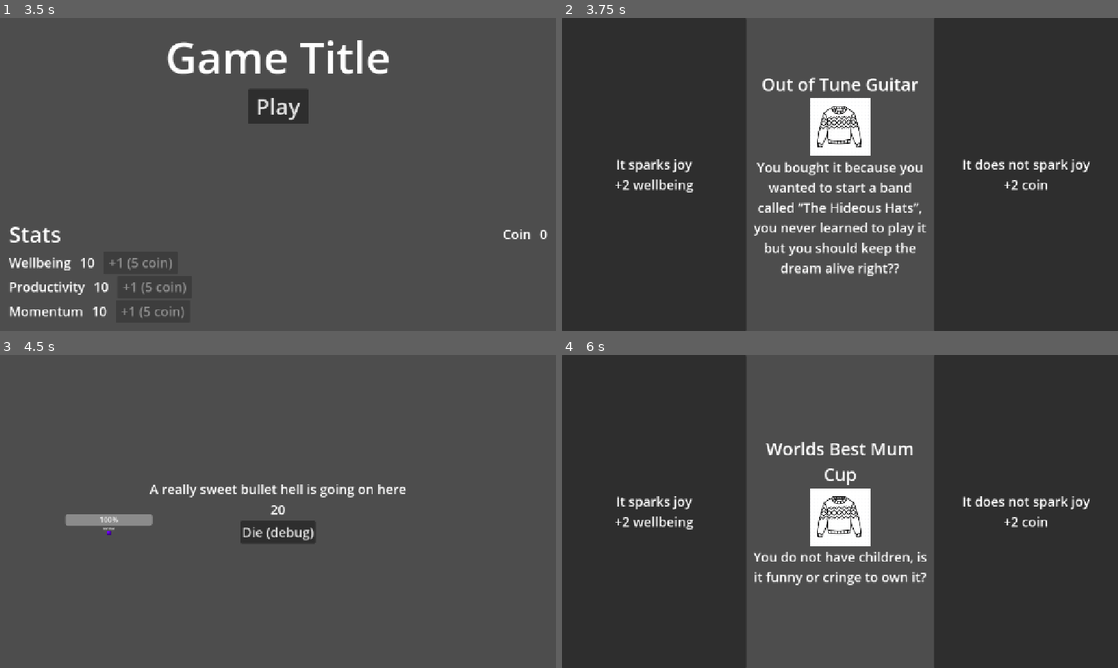
Above: before the commit, frames 1-4 (two rows, left to right).
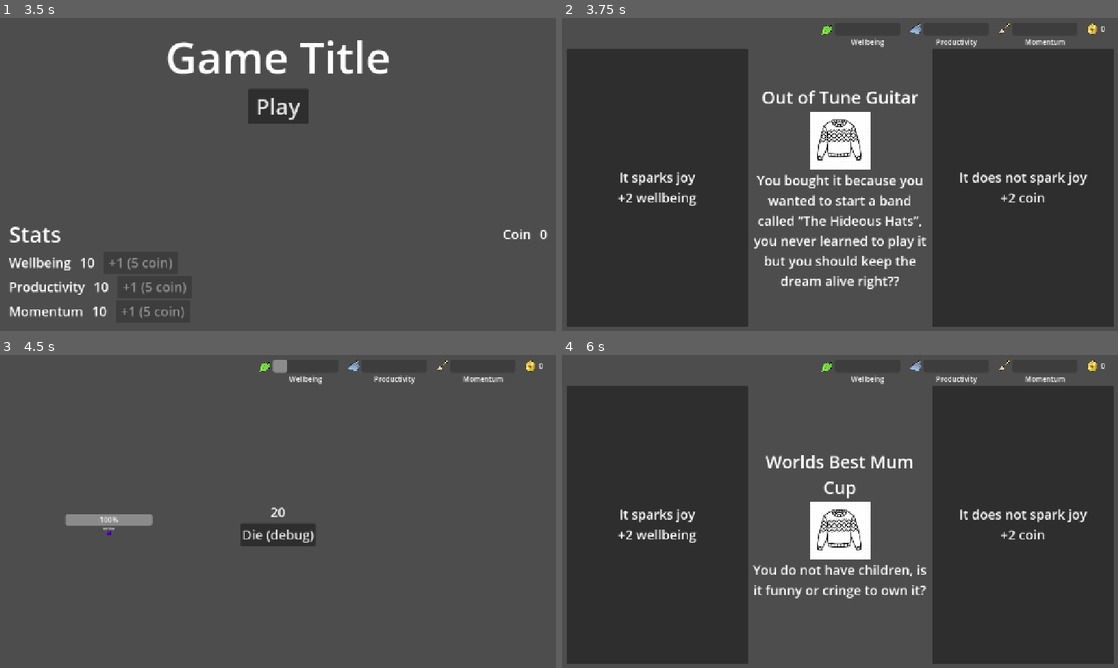
Above: after the commit, the same moments.

Repository: peabnuts123/2025-pb-and-jam
Game: Godot game, scene res://scenes/intro.tscn
The game is run twice, just before and just after one commit, with the same random seed, the same clock (stepped at 60 frames per second) and the same inputs.
Inputs (mouse positions are in pixels of both pictures, inside the frame that each line leads up to; where the layout moved, square brackets give the same spot in the first picture):
- Up to frame 1 (3.5 s): tap Enter at 0.5, 2 s; hold Right (ui_right) 0.53-1.28 s; tap Space (shoot) at 0.6, 1.25, 1.35, 2.1, 2.75, 2.85 s; hold Down (ui_down) 1.28-2.03 s; hold Right (ui_right) 2.03-2.78 s; hold Up (ui_up) from 2.78 s (still down)
- Up to frame 2 (3.75 s): release Up (ui_up) at 3.5 s; click "Play" at 3.5 s
- Up to frame 3 (4.5 s): click (94, 524) [94, 511] at 4.25 s
- Up to frame 4 (6 s): click "Die (debug)" at 5 s; click "Play" at 5.75 s

Frame 1 is identical in both runs. In frame 2, 18% of the frame differs, in the area x 0-100%, y 0-100%; in frame 3, 1.8%; in frame 4, 15%.

Commit message:
Add stats header to decision + bullet hell screens.

Diff:
--- a/data/content.gd
+++ b/data/content.gd
@@ -3,7 +3,8 @@
 @export var items: Array[Item];
 @export var upgrade_cost: int = 5;
 @export var stats_initial_value: int = 10;
-@export var stats_max_value: int = 12;
+@export var stats_max_value: int = 20;
+@export var initial_coin: int = 0
 
 func _ready():
 	items = load_all_item_resources('res://resources/items')
--- a/data/save_data.gd
+++ b/data/save_data.gd
@@ -2,7 +2,7 @@
 
 # NOTE: Use signal to allow UI elements to "react" to changes
 signal coin_changed
-var _coin: int = 0
+var _coin: int
 @export var coin: int :
 	get:
 		return _coin
@@ -13,9 +13,9 @@
 @export var game_over_message: String = "";
 
 # Universal stats i.e. the stats on the main menu
-@export var stat_base_productivity: int = 10;
-@export var stat_base_wellbeing: int = 10;
-@export var stat_base_momentum: int = 10;
+@export var stat_base_productivity: int
+@export var stat_base_wellbeing: int
+@export var stat_base_momentum: int
 
 # Stats for your current run (reset each time you die)
 signal stat_current_productivity_changed
@@ -45,3 +45,17 @@
 	set(value):
 		_current_momentum = value
 		stat_current_momentum_changed.emit()
+
+
+func _ready():
+	start_new_run()
+	stat_base_productivity = Content.stats_initial_value
+	stat_base_wellbeing = Content.stats_initial_value
+	stat_base_momentum = Content.stats_initial_value
+	coin = Content.initial_coin
+
+func start_new_run():
+	game_over_message = ""
+	stat_current_productivity = stat_base_productivity
+	stat_current_wellbeing = stat_base_wellbeing
+	stat_current_momentum = stat_base_momentum
--- a/scenes/gameplay/bullet_hell.tscn
+++ b/scenes/gameplay/bullet_hell.tscn
@@ -1,8 +1,9 @@
-[gd_scene load_steps=5 format=3 uid="uid://dlfx5ga1xldxk"]
+[gd_scene load_steps=6 format=3 uid="uid://dlfx5ga1xldxk"]
 
 [ext_resource type="Script" uid="uid://6tecvr0c0gn5" path="res://scripts/gameplay/bullet-hell/debug_timer.gd" id="1_3hdpf"]
 [ext_resource type="Script" uid="uid://boai62rv84x88" path="res://scripts/gameplay/bullet-hell/bullet_hell.gd" id="1_86dn8"]
-[ext_resource type="PackedScene" uid="uid://b8yqqg8domque" path="res://scenes/gameplay/player.tscn" id="4_fav26"]
+[ext_resource type="PackedScene" uid="uid://b241pdt51n4tj" path="res://scenes/gameplay/header.tscn" id="2_gq4co"]
+[ext_resource type="PackedScene" uid="uid://cy0wsgu1v4t1p" path="res://scenes/gameplay/player.tscn" id="4_fav26"]
 [ext_resource type="PackedScene" uid="uid://cy70i38aob22g" path="res://scenes/gameplay/enemy_spawner.tscn" id="6_gqdqa"]
 
 [node name="BulletHell" type="Node2D"]
@@ -14,24 +15,29 @@
 anchors_preset = 15
 anchor_right = 1.0
 anchor_bottom = 1.0
+offset_left = 10.0
+offset_top = 10.0
+offset_right = -10.0
+offset_bottom = -10.0
 grow_horizontal = 2
 grow_vertical = 2
+
+[node name="Header" parent="CanvasLayer/VBoxContainer" instance=ExtResource("2_gq4co")]
+layout_mode = 2
+
+[node name="ScreenContent" type="VBoxContainer" parent="CanvasLayer/VBoxContainer"]
+layout_mode = 2
+size_flags_vertical = 3
 alignment = 1
 
-[node name="debug_message" type="Label" parent="CanvasLayer/VBoxContainer"]
-layout_mode = 2
-theme_override_font_sizes/font_size = 30
-text = "A really sweet bullet hell is going on here"
-horizontal_alignment = 1
-
-[node name="debug_timer" type="Label" parent="CanvasLayer/VBoxContainer"]
+[node name="debug_timer" type="Label" parent="CanvasLayer/VBoxContainer/ScreenContent"]
 layout_mode = 2
 theme_override_font_sizes/font_size = 30
 text = "5"
 horizontal_alignment = 1
 script = ExtResource("1_3hdpf")
 
-[node name="KYS" type="Button" parent="CanvasLayer/VBoxContainer"]
+[node name="KYS" type="Button" parent="CanvasLayer/VBoxContainer/ScreenContent"]
 layout_mode = 2
 size_flags_horizontal = 4
 theme_override_font_sizes/font_size = 30
@@ -43,4 +49,4 @@
 [node name="enemy_spawner" parent="." instance=ExtResource("6_gqdqa")]
 position = Vector2(387, -147)
 
-[connection signal="pressed" from="CanvasLayer/VBoxContainer/KYS" to="." method="_on_kys_pressed"]
+[connection signal="pressed" from="CanvasLayer/VBoxContainer/ScreenContent/KYS" to="." method="_on_kys_pressed"]
--- a/scenes/gameplay/decision_screen.tscn
+++ b/scenes/gameplay/decision_screen.tscn
@@ -1,6 +1,7 @@
-[gd_scene load_steps=3 format=3 uid="uid://bt1neao7v1xcj"]
+[gd_scene load_steps=4 format=3 uid="uid://bt1neao7v1xcj"]
 
 [ext_resource type="Script" uid="uid://cemxu2rexsj0a" path="res://scripts/gameplay/decision-screen/decision_screen.gd" id="1_xr8nw"]
+[ext_resource type="PackedScene" uid="uid://b241pdt51n4tj" path="res://scenes/gameplay/header.tscn" id="2_0aixd"]
 [ext_resource type="Texture2D" uid="uid://ck5kaksotklkw" path="res://assets/items/itchy_sweater.png" id="2_m2abj"]
 
 [node name="decision-screen" type="Node2D"]
@@ -12,20 +13,27 @@
 anchors_preset = 15
 anchor_right = 1.0
 anchor_bottom = 1.0
+offset_left = 10.0
+offset_top = 10.0
+offset_right = -10.0
+offset_bottom = -10.0
 grow_horizontal = 2
 grow_vertical = 2
 alignment = 1
 
-[node name="HFlowContainer" type="HBoxContainer" parent="CanvasLayer/VBoxContainer"]
+[node name="Header" parent="CanvasLayer/VBoxContainer" instance=ExtResource("2_0aixd")]
+layout_mode = 2
+
+[node name="ScreenContent" type="HBoxContainer" parent="CanvasLayer/VBoxContainer"]
 layout_mode = 2
 size_flags_horizontal = 3
 size_flags_vertical = 3
 
-[node name="Left" type="Control" parent="CanvasLayer/VBoxContainer/HFlowContainer"]
+[node name="Left" type="Control" parent="CanvasLayer/VBoxContainer/ScreenContent"]
 layout_mode = 2
 size_flags_horizontal = 3
 
-[node name="Keep Button" type="Button" parent="CanvasLayer/VBoxContainer/HFlowContainer/Left"]
+[node name="Keep Button" type="Button" parent="CanvasLayer/VBoxContainer/ScreenContent/Left"]
 layout_mode = 1
 anchors_preset = 15
 anchor_right = 1.0
@@ -35,7 +43,7 @@
 size_flags_vertical = 3
 theme_override_font_sizes/font_size = 40
 
-[node name="ButtonContentsContainer" type="VBoxContainer" parent="CanvasLayer/VBoxContainer/HFlowContainer/Left/Keep Button"]
+[node name="ButtonContentsContainer" type="VBoxContainer" parent="CanvasLayer/VBoxContainer/ScreenContent/Left/Keep Button"]
 layout_mode = 1
 anchors_preset = 15
 anchor_right = 1.0
@@ -44,7 +52,7 @@
 grow_vertical = 2
 alignment = 1
 
-[node name="Label" type="Label" parent="CanvasLayer/VBoxContainer/HFlowContainer/Left/Keep Button/ButtonContentsContainer"]
+[node name="Label" type="Label" parent="CanvasLayer/VBoxContainer/ScreenContent/Left/Keep Button/ButtonContentsContainer"]
 custom_minimum_size = Vector2(1, 0)
 layout_mode = 2
 theme_override_font_sizes/font_size = 30
@@ -52,7 +60,7 @@
 horizontal_alignment = 1
 autowrap_mode = 2
 
-[node name="Effect" type="Label" parent="CanvasLayer/VBoxContainer/HFlowContainer/Left/Keep Button/ButtonContentsContainer"]
+[node name="Effect" type="Label" parent="CanvasLayer/VBoxContainer/ScreenContent/Left/Keep Button/ButtonContentsContainer"]
 custom_minimum_size = Vector2(1, 0)
 layout_mode = 2
 theme_override_font_sizes/font_size = 30
@@ -60,12 +68,12 @@
 horizontal_alignment = 1
 autowrap_mode = 2
 
-[node name="Middle" type="VBoxContainer" parent="CanvasLayer/VBoxContainer/HFlowContainer"]
+[node name="Middle" type="VBoxContainer" parent="CanvasLayer/VBoxContainer/ScreenContent"]
 layout_mode = 2
 size_flags_horizontal = 3
 alignment = 1
 
-[node name="Item title" type="Label" parent="CanvasLayer/VBoxContainer/HFlowContainer/Middle"]
+[node name="Item title" type="Label" parent="CanvasLayer/VBoxContainer/ScreenContent/Middle"]
 custom_minimum_size = Vector2(1, 0)
 layout_mode = 2
 theme_override_font_sizes/font_size = 40
@@ -73,14 +81,14 @@
 horizontal_alignment = 1
 autowrap_mode = 2
 
-[node name="Control" type="CenterContainer" parent="CanvasLayer/VBoxContainer/HFlowContainer/Middle"]
+[node name="Control" type="CenterContainer" parent="CanvasLayer/VBoxContainer/ScreenContent/Middle"]
 layout_mode = 2
 
-[node name="ItemPicture" type="TextureRect" parent="CanvasLayer/VBoxContainer/HFlowContainer/Middle/Control"]
+[node name="ItemPicture" type="TextureRect" parent="CanvasLayer/VBoxContainer/ScreenContent/Middle/Control"]
 layout_mode = 2
 texture = ExtResource("2_m2abj")
 
-[node name="Item description" type="Label" parent="CanvasLayer/VBoxContainer/HFlowContainer/Middle"]
+[node name="Item description" type="Label" parent="CanvasLayer/VBoxContainer/ScreenContent/Middle"]
 custom_minimum_size = Vector2(1, 0)
 layout_mode = 2
 theme_override_font_sizes/font_size = 30
@@ -88,11 +96,11 @@
 horizontal_alignment = 1
 autowrap_mode = 2
 
-[node name="Right" type="Control" parent="CanvasLayer/VBoxContainer/HFlowContainer"]
+[node name="Right" type="Control" parent="CanvasLayer/VBoxContainer/ScreenContent"]
 layout_mode = 2
 size_flags_horizontal = 3
 
-[node name="Discard Button" type="Button" parent="CanvasLayer/VBoxContainer/HFlowContainer/Right"]
+[node name="Discard Button" type="Button" parent="CanvasLayer/VBoxContainer/ScreenContent/Right"]
 layout_mode = 1
 anchors_preset = 15
 anchor_right = 1.0
@@ -103,7 +111,7 @@
 theme_override_font_sizes/font_size = 40
 autowrap_mode = 2
 
-[node name="ButtonContentsContainer" type="VBoxContainer" parent="CanvasLayer/VBoxContainer/HFlowContainer/Right/Discard Button"]
+[node name="ButtonContentsContainer" type="VBoxContainer" parent="CanvasLayer/VBoxContainer/ScreenContent/Right/Discard Button"]
 layout_mode = 1
 anchors_preset = 15
 anchor_right = 1.0
@@ -112,7 +120,7 @@
 grow_vertical = 2
 alignment = 1
 
-[node name="Label" type="Label" parent="CanvasLayer/VBoxContainer/HFlowContainer/Right/Discard Button/ButtonContentsContainer"]
+[node name="Label" type="Label" parent="CanvasLayer/VBoxContainer/ScreenContent/Right/Discard Button/ButtonContentsContainer"]
 custom_minimum_size = Vector2(1, 0)
 layout_mode = 2
 theme_override_font_sizes/font_size = 30
@@ -120,7 +128,7 @@
 horizontal_alignment = 1
 autowrap_mode = 2
 
-[node name="Reward" type="Label" parent="CanvasLayer/VBoxContainer/HFlowContainer/Right/Discard Button/ButtonContentsContainer"]
+[node name="Reward" type="Label" parent="CanvasLayer/VBoxContainer/ScreenContent/Right/Discard Button/ButtonContentsContainer"]
 custom_minimum_size = Vector2(1, 0)
 layout_mode = 2
 theme_override_font_sizes/font_size = 30
@@ -128,5 +136,5 @@
 horizontal_alignment = 1
 autowrap_mode = 2
 
-[connection signal="pressed" from="CanvasLayer/VBoxContainer/HFlowContainer/Left/Keep Button" to="." method="_on_keep_pressed"]
-[connection signal="pressed" from="CanvasLayer/VBoxContainer/HFlowContainer/Right/Discard Button" to="." method="_on_discard_pressed"]
+[connection signal="pressed" from="CanvasLayer/VBoxContainer/ScreenContent/Left/Keep Button" to="." method="_on_keep_pressed"]
+[connection signal="pressed" from="CanvasLayer/VBoxContainer/ScreenContent/Right/Discard Button" to="." method="_on_discard_pressed"]
--- /dev/null
+++ b/scenes/gameplay/header.tscn
@@ -0,0 +1,122 @@
+[gd_scene load_steps=6 format=3 uid="uid://b241pdt51n4tj"]
+
+[ext_resource type="Script" uid="uid://sefxm2v25u02" path="res://scripts/gameplay/header.gd" id="1_2ik40"]
+[ext_resource type="Texture2D" uid="uid://bl34k6uvactda" path="res://assets/icons/wellbeing.png" id="1_gtf2i"]
+[ext_resource type="Texture2D" uid="uid://ce5wdximqp7a5" path="res://assets/icons/productivity.png" id="3_8jvka"]
+[ext_resource type="Texture2D" uid="uid://civjik1wwyef" path="res://assets/icons/momentum.png" id="4_julmt"]
+[ext_resource type="Texture2D" uid="uid://rbvjv7bfs2kq" path="res://assets/icons/coin.png" id="5_mw6pd"]
+
+[node name="Header" type="HBoxContainer"]
+theme_override_constants/separation = 20
+alignment = 2
+script = ExtResource("1_2ik40")
+
+[node name="Wellbeing" type="HBoxContainer" parent="."]
+layout_mode = 2
+
+[node name="Icon" type="TextureRect" parent="Wellbeing"]
+custom_minimum_size = Vector2(30, 30)
+layout_mode = 2
+size_flags_horizontal = 4
+size_flags_vertical = 0
+texture = ExtResource("1_gtf2i")
+expand_mode = 1
+stretch_mode = 4
+
+[node name="VBoxContainer" type="VBoxContainer" parent="Wellbeing"]
+custom_minimum_size = Vector2(150, 0)
+layout_mode = 2
+
+[node name="ProgressBar" type="ProgressBar" parent="Wellbeing/VBoxContainer"]
+custom_minimum_size = Vector2(0, 30)
+layout_mode = 2
+size_flags_horizontal = 3
+size_flags_vertical = 1
+max_value = 1.0
+show_percentage = false
+
+[node name="Label" type="Label" parent="Wellbeing/VBoxContainer"]
+layout_mode = 2
+text = "Wellbeing"
+horizontal_alignment = 1
+
+[node name="Productivity" type="HBoxContainer" parent="."]
+layout_mode = 2
+
+[node name="Icon" type="TextureRect" parent="Productivity"]
+custom_minimum_size = Vector2(30, 30)
+layout_mode = 2
+size_flags_horizontal = 4
+size_flags_vertical = 0
+texture = ExtResource("3_8jvka")
+expand_mode = 1
+stretch_mode = 4
+
+[node name="VBoxContainer" type="VBoxContainer" parent="Productivity"]
+custom_minimum_size = Vector2(150, 0)
+layout_mode = 2
+
+[node name="ProgressBar" type="ProgressBar" parent="Productivity/VBoxContainer"]
+custom_minimum_size = Vector2(0, 30)
+layout_mode = 2
+size_flags_horizontal = 3
+size_flags_vertical = 1
+max_value = 1.0
+show_percentage = false
+
+[node name="Label" type="Label" parent="Productivity/VBoxContainer"]
+layout_mode = 2
+text = "Productivity"
+horizontal_alignment = 1
+
+[node name="Momentum" type="HBoxContainer" parent="."]
+layout_mode = 2
+
+[node name="Icon" type="TextureRect" parent="Momentum"]
+custom_minimum_size = Vector2(30, 30)
+layout_mode = 2
+size_flags_horizontal = 4
+size_flags_vertical = 0
+texture = ExtResource("4_julmt")
+expand_mode = 1
+stretch_mode = 4
+
+[node name="VBoxContainer" type="VBoxContainer" parent="Momentum"]
+custom_minimum_size = Vector2(150, 0)
+layout_mode = 2
+
+[node name="ProgressBar" type="ProgressBar" parent="Momentum/VBoxContainer"]
+custom_minimum_size = Vector2(0, 30)
+layout_mode = 2
+size_flags_horizontal = 3
+size_flags_vertical = 1
+max_value = 1.0
+show_percentage = false
+
+[node name="Label" type="Label" parent="Momentum/VBoxContainer"]
+layout_mode = 2
+text = "Momentum"
+horizontal_alignment = 1
+
+[node name="Coin" type="HBoxContainer" parent="."]
+layout_mode = 2
+
+[node name="Icon" type="TextureRect" parent="Coin"]
+custom_minimum_size = Vector2(30, 30)
+layout_mode = 2
+size_flags_horizontal = 4
+size_flags_vertical = 0
+texture = ExtResource("5_mw6pd")
+expand_mode = 1
+stretch_mode = 4
+
+[node name="Label" type="Label" parent="Coin"]
+custom_minimum_size = Vector2(0, 30)
+layout_mode = 2
+size_flags_vertical = 0
+text = "0"
+horizontal_alignment = 1
+vertical_alignment = 1
+
+[node name="_Spacer" type="Control" parent="."]
+layout_mode = 2
--- a/scripts/gameplay/decision-screen/decision_screen.gd
+++ b/scripts/gameplay/decision-screen/decision_screen.gd
@@ -8,11 +8,11 @@
 }
 
 # References
-@onready var item_effect_label = $"CanvasLayer/VBoxContainer/HFlowContainer/Left/Keep Button/ButtonContentsContainer/Effect"
-@onready var item_reward_label = $"CanvasLayer/VBoxContainer/HFlowContainer/Right/Discard Button/ButtonContentsContainer/Reward"
-@onready var item_title_label = $"CanvasLayer/VBoxContainer/HFlowContainer/Middle/Item title"
-@onready var item_image_texture = $CanvasLayer/VBoxContainer/HFlowContainer/Middle/Control/ItemPicture
-@onready var item_description_label = $"CanvasLayer/VBoxContainer/HFlowContainer/Middle/Item description"
+@onready var item_effect_label = $"CanvasLayer/VBoxContainer/ScreenContent/Left/Keep Button/ButtonContentsContainer/Effect"
+@onready var item_reward_label = $"CanvasLayer/VBoxContainer/ScreenContent/Right/Discard Button/ButtonContentsContainer/Reward"
+@onready var item_title_label = $"CanvasLayer/VBoxContainer/ScreenContent/Middle/Item title"
+@onready var item_image_texture = $CanvasLayer/VBoxContainer/ScreenContent/Middle/Control/ItemPicture
+@onready var item_description_label = $"CanvasLayer/VBoxContainer/ScreenContent/Middle/Item description"
 
 # Screen data
 var buff_type: BuffType
--- /dev/null
+++ b/scripts/gameplay/header.gd
@@ -0,0 +1,18 @@
+extends HBoxContainer
+
+@onready var stat_wellbeing_progressbar = $Wellbeing/VBoxContainer/ProgressBar
+@onready var stat_productivity_progressbar = $Productivity/VBoxContainer/ProgressBar
+@onready var stat_momentum_progressbar = $Momentum/VBoxContainer/ProgressBar
+@onready var coin_label = $Coin/Label
+
+func _ready():
+	_update_ui()
+	SaveData.stat_current_wellbeing_changed.connect(_update_ui)
+	SaveData.stat_current_productivity_changed.connect(_update_ui)
+	SaveData.stat_current_momentum_changed.connect(_update_ui)
+
+func _update_ui():
+	stat_wellbeing_progressbar.value = inverse_lerp(Content.stats_initial_value, Content.stats_max_value, float(SaveData.stat_current_wellbeing))
+	stat_productivity_progressbar.value = inverse_lerp(Content.stats_initial_value, Content.stats_max_value, SaveData.stat_current_productivity)
+	stat_momentum_progressbar.value = inverse_lerp(Content.stats_initial_value, Content.stats_max_value, SaveData.stat_current_momentum)
+	coin_label.text = str(SaveData.coin)
--- a/scripts/menu/menu.gd
+++ b/scripts/menu/menu.gd
@@ -13,6 +13,7 @@
 	_update_ui()
 
 func _on_play_pressed():
+	SaveData.start_new_run()
 	get_tree().change_scene_to_file("res://scenes/gameplay/decision_screen.tscn")
 
 func _on_upgrade_wellbeing():
Not shown, added: assets/audio/discard.mp3.import
Not shown, added: assets/audio/keep.mp3.import
Binary file added: assets/icons/coin.png
Not shown, added: assets/icons/coin.png.import
Binary file added: assets/icons/momentum.png
Not shown, added: assets/icons/momentum.png.import
Binary file added: assets/icons/productivity.png
Not shown, added: assets/icons/productivity.png.import
Binary file added: assets/icons/wellbeing.png
Not shown, added: assets/icons/wellbeing.png.import
Not shown: 1 places in scenes/gameplay/player.tscn that only renumber resources
Not shown, added: scripts/gameplay/header.gd.uid
(and 3 more such lines)
